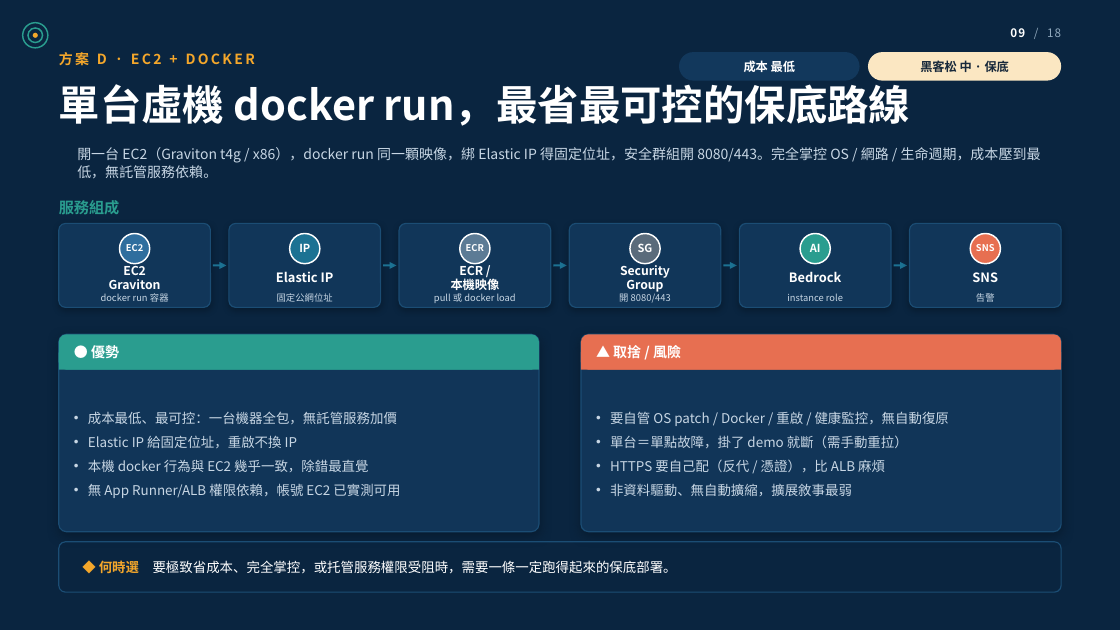
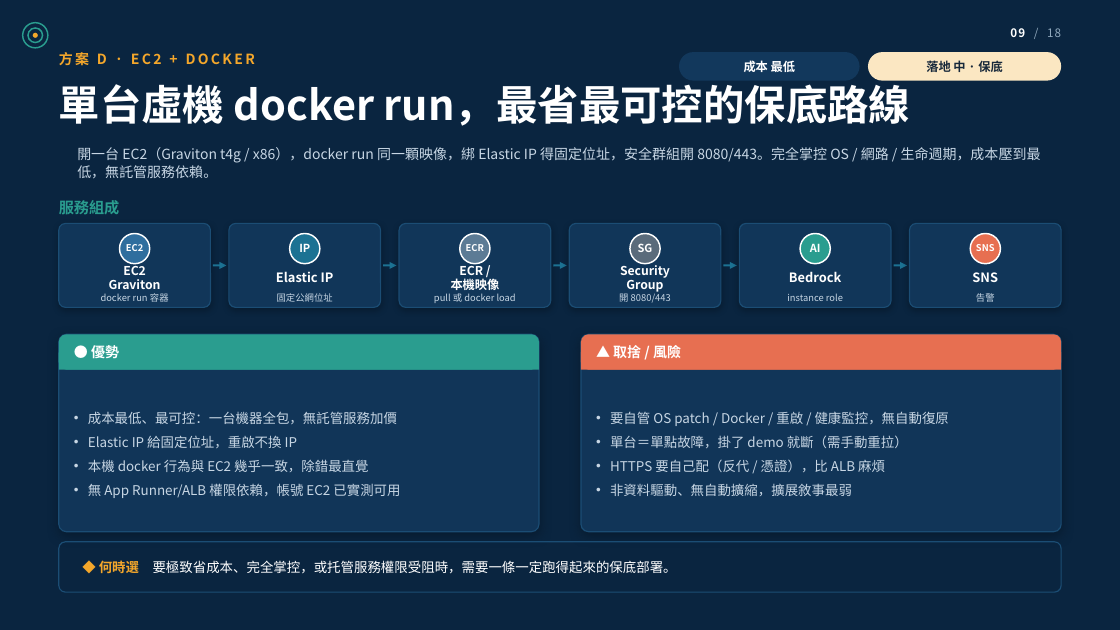
Before and after one commit to wsx5031060310guy/fleetmind-yang-ming-hackathon, a slide deck: slide 9 of apps/api/src/main/resources/static/deck/fleetmind-aws-architecture.pptx. Drawn at 1120x630 pixels with LibreOffice and Linux fonts; fonts in the diff are those of the drawing; background and template pictures are left out. Boxes give left, top, right and bottom in pixels: in the first picture for what was removed or moved away, otherwise in the second. Text is boxed around its words. In the diff, an @@ line names an element or a change of style, - is before the commit and + after.

```diff
--- a/apps/api/src/main/resources/static/deck/fleetmind-aws-architecture.pptx
+++ b/apps/api/src/main/resources/static/deck/fleetmind-aws-architecture.pptx
@@ text at <box>926,60,1002,72</box>: text changed @@
-黑客松 中 · 保底
+落地 中 · 保底
```
Also in this commit, not shown: 7 other slides changed, 33 other files.
